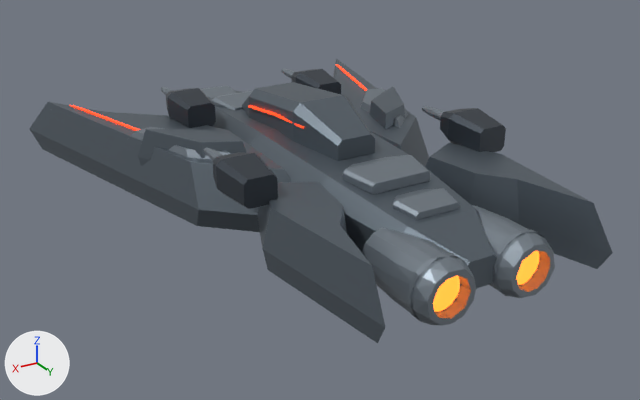
The glTF model public/assets/models/regulatory_warship.glb: old version first, new version second.
Rendered twice from a 50 mm camera at (83.1, 144.6, 64.3) aimed at (-0.7, 5.0, -5.6). The axes (+X, +Y, +Z) are drawn at lower left. The lights are the same throughout. The older version comes first. Where no turn or scale is listed for an object, it has been applied to the vertices. Vertices at exactly the same position are counted once.

Before the edit, the objects in view are built like this:
```python
ob_warship_surface_00 = bpy.data.objects.new('Warship_Surface_00', me_aft_engine_housing_l)
ob_warship_surface_00.location = (0.0, 0.0, 0.0)
ob_warship_surface_01 = bpy.data.objects.new('Warship_Surface_01', me_aft_prong_port)
ob_warship_surface_01.location = (0.0, 0.0, 0.0)
ob_warship_surface_03 = bpy.data.objects.new('Warship_Surface_03', me_engine_throat_l)
ob_warship_surface_03.location = (0.0, 0.0, 0.0)
ob_warship_surface_04 = bpy.data.objects.new('Warship_Surface_04', me_primary_battery_fl)
ob_warship_surface_04.location = (0.0, 0.0, 0.0)
```
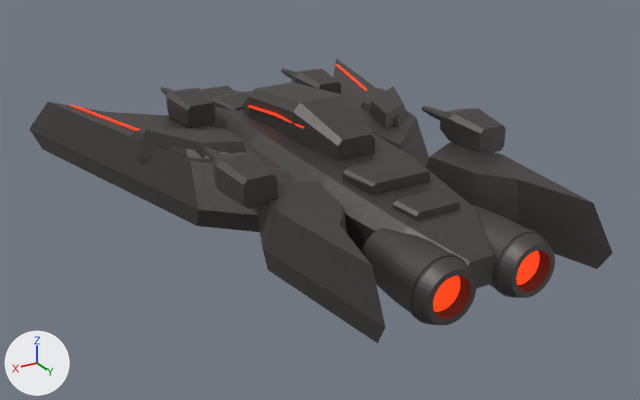
Where the change shows, as pixel boxes (x1, y1, x2, y2) in the pictures (640 x 400 px):
'Warship_Surface_00', reshaped
    before: (50, 69, 555, 326)
    after: (50, 69, 555, 325)
'Warship_Surface_03', recoloured, surface changed (darker)
    both: (433, 251, 539, 312)
part 1 of me_aft_engine_housing_l, built on
    before: (50, 69, 555, 326)
    after: (50, 69, 555, 325)
part 2 of me_aft_engine_housing_l, recoloured
    before: (212, 101, 430, 187)
    after: (212, 101, 430, 186)
part 3 of me_aft_prong_port, reshaped (mostly hidden before)
    before: (45, 89, 386, 226)
    after: (30, 59, 612, 343)
part 4 of me_aft_prong_port, recoloured
    both: (276, 113, 596, 283)

Patch to the scene script:
```diff
--- a/public/assets/models/regulatory_warship.glb.py
+++ b/public/assets/models/regulatory_warship.glb.py
@@ img_armor_micro_normal @@
+img_armor_micro_normal = load_image('Armor micro normal', '_unpacked/Armor_micro_normal', 512, 512, 'Non-Color')
@@ img_armor_roughness_metal @@
+img_armor_roughness_metal = load_image('Armor roughness metal', '_unpacked/Armor_roughness_metal', 512, 512, 'Non-Color')
@@ img_armor_albedo @@
+img_armor_albedo = load_image('Armor albedo', '_unpacked/Armor_albedo', 1024, 1024, 'sRGB')
@@ mat_engine_proxy @@
 mat_engine_proxy.roughness = 0.38
-mat_engine_proxy.emission_color = (1.0, 0.18, 0.018)  # orange #ff7624
-mat_engine_proxy.emission_strength = 3.0
+mat_engine_proxy.emission_color = (1.0, 0.038, 0.004)  # red #ff370d
+mat_engine_proxy.emission_strength = 1.2
@@ mat_armor_gunmetal @@
+mat_armor_gunmetal = bpy.data.materials.new('Armor_Gunmetal')
+# uses the picture img_armor_albedo
+# uses the picture img_armor_micro_normal
+# uses the picture img_armor_roughness_metal
@@ mat_armor_plane @@
+mat_armor_plane = bpy.data.materials.new('Armor_Plane')
+# uses the picture img_armor_albedo
+# uses the picture img_armor_micro_normal
+# uses the picture img_armor_roughness_metal
@@ me_aft_engine_housing_l @@
 # used by ob_warship_surface_00; location = (0.0, 0.0, 0.0)
-me_aft_engine_housing_l.from_pydata(...)  # 1073 vertices, 2074 faces; spans x -37.5..37.5, y -46.8..57.0, z -5.7..11.4
+me_aft_engine_housing_l.from_pydata(...)  # 3904 vertices, 7736 faces; spans x -37.5..37.5, y -46.8..57.0, z -5.6..11.4
+# me_aft_engine_housing_l part 1: 45 vertices moved from x -37.5..37.5, y -46.7..57.0, z -5.4..9.8 to x -37.5..37.5, y -46.7..54.4, z -5.2..9.8; 293 vertices removed from x -37.4..37.4, y -46.2..57.0, z -5.7..11.4; 3124 vertices added at x -37.5..37.5, y -46.8..57.0, z -5.6..11.4
+# me_aft_engine_housing_l part 2: 60 faces spanning x -37.5..37.5, y -46.8..43.0, z 4.3..9.5 switch from mat_armor_plane_proxy (grey #848e97) to mat_armor_plane
@@ me_aft_prong_port @@
 # used by ob_warship_surface_01; location = (0.0, 0.0, 0.0)
-me_aft_prong_port.from_pydata(...)  # 828 vertices, 1624 faces; spans x -40.7..40.7, y -60.0..60.0, z -9.0..16.0
+me_aft_prong_port.from_pydata(...)  # 3048 vertices, 6064 faces; spans x -40.7..40.7, y -60.0..60.0, z -9.0..16.0
+# me_aft_prong_port part 3: 31 vertices moved within x -39.1..28.6, y -51.5..37.0, z -8.2..16.0; 1 vertex removed from x -3.3, y 19.1, z -8.2; 2221 vertices added at x -40.7..40.7, y -60.0..60.0, z -9.0..16.0
+# me_aft_prong_port part 4: 112 faces spanning x -40.7..40.7, y -55.0..60.0, z -8.2..14.4 switch from mat_armor_gunmetal_proxy (greyish blue #656f79) to mat_armor_gunmetal
```
